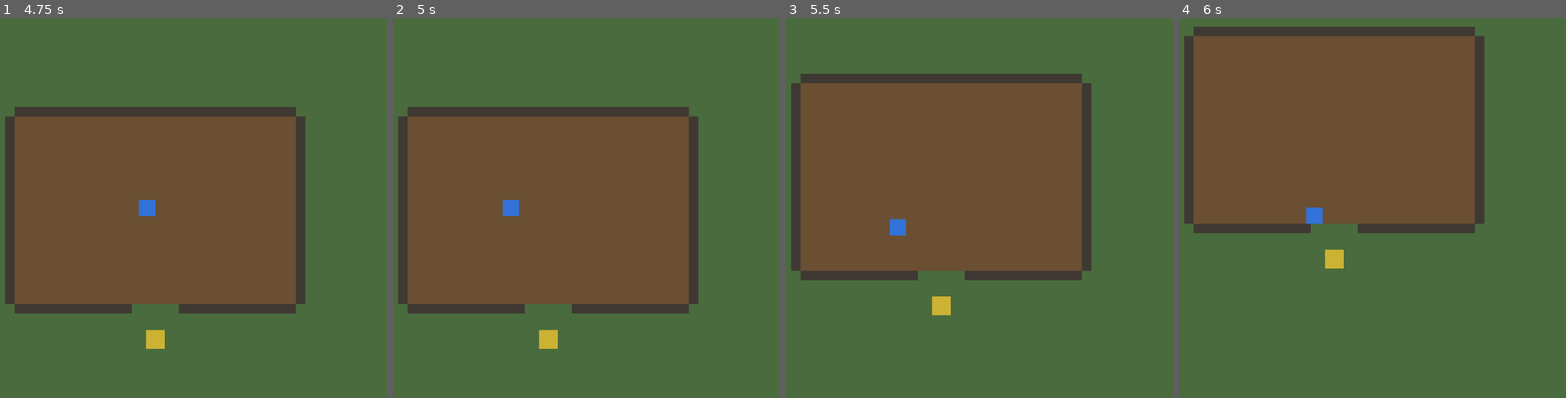
Above: before the commit, frames 1-4 (left to right).
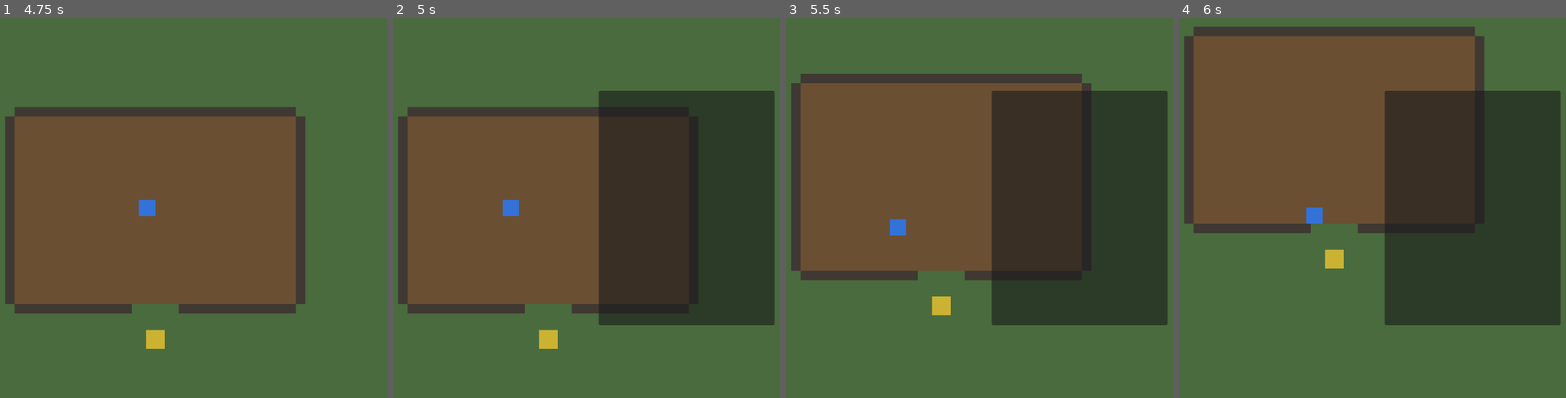
Above: after the commit, the same moments.

Repository: karib5/zombie_tavern
Game: Godot game, scene res://scenes/main/Main.tscn
Same seed, same stepped clock (60 frames per second), same inputs: the game is played once before the commit and once after it.
Inputs:
- Up to frame 1 (4.75 s): hold D (move_right) 0.53-1.28 s; tap E (interact) every 0.75 s from 0.6 to 4.35 s; hold S (move_down) 1.28-2.03 s; hold D (move_right) 2.03-2.78 s; tap Enter at 2.75 s; hold W (move_up) 2.78-3.53 s; hold A (move_left) from 3.53 s (still down); tap Escape (ui_cancel) at 4.15 s
- Up to frame 2 (5 s): keep holding A (move_left); tap I (toggle_inventory, bound only after the commit) at 4.9 s
- Up to frame 3 (5.5 s): release A (move_left) at 5.03 s; hold S (move_down) from 5.03 s (still down); tap E (interact) at 5.1 s
- Up to frame 4 (6 s): release S (move_down) at 5.78 s; hold D (move_right) from 5.78 s (still down); tap E (interact) at 5.85 s

Frame 1 is identical in both runs. In frame 2, 26% of the frame differs, in the area x 53-99%, y 19-81%; in frame 3, 27%; in frame 4, 27%.

Commit message:
Phase 4: data-driven item and inventory system
Adds ItemData (Resource: item_id, display_name, description, category
enum, icon placeholder, max_stack_size) and four test items (Raw
Rabbit Meat, Zombie Flesh, Carrot, Cooked Meat) under data/items/.

Adds Inventory, a component (matching the InteractionController
pattern) with configurable slot_capacity supporting add/remove,
get_item_count, stacking up to an item's max_stack_size, and
has_empty_slot()/is_full(). Attached as an "Inventory" child node of
Player.tscn.

Adds a minimal InventoryUI (list of "name x qty" labels in a plain
panel) toggled with I and closed with I/Esc, wired to the player's
Inventory from Main.gd the same way InteractionPrompt already is.

TestInteractable now grants an exported ItemData (Carrot by default)
to the player's inventory on interact(), proving the pipeline end to
end, while keeping its existing color-toggle feedback.

Verified with a real Godot 4.3 headless binary: project imports
clean, Main.tscn runs without errors, and a temporary test harness
(not committed) confirmed stacking/overflow, full-inventory rejection,
remove semantics, per-item counts, the I/Esc toggle, and the
interactable-to-inventory pipeline all behave correctly.

Co-Authored-By: Claude Sonnet 5 <noreply@anthropic.com>
Claude-Session: https://claude.ai/code/session_019QWpZ6yAHzc8RetuSzFJjB

Diff:
--- /dev/null
+++ b/data/items/Carrot.tres
@@ -0,0 +1,11 @@
+[gd_resource type="Resource" script_class="ItemData" load_steps=2 format=3]
+
+[ext_resource type="Script" path="res://resources/definitions/ItemData.gd" id="1_item_data_script"]
+
+[resource]
+script = ExtResource("1_item_data_script")
+item_id = "carrot"
+display_name = "Carrot"
+description = "A carrot gathered from the wild. Can be eaten raw or cooked."
+category = 1
+max_stack_size = 10
--- /dev/null
+++ b/data/items/CookedMeat.tres
@@ -0,0 +1,11 @@
+[gd_resource type="Resource" script_class="ItemData" load_steps=2 format=3]
+
+[ext_resource type="Script" path="res://resources/definitions/ItemData.gd" id="1_item_data_script"]
+
+[resource]
+script = ExtResource("1_item_data_script")
+item_id = "cooked_meat"
+display_name = "Cooked Meat"
+description = "Meat cooked over a fire. Restores hunger."
+category = 1
+max_stack_size = 10
--- /dev/null
+++ b/data/items/RawRabbitMeat.tres
@@ -0,0 +1,11 @@
+[gd_resource type="Resource" script_class="ItemData" load_steps=2 format=3]
+
+[ext_resource type="Script" path="res://resources/definitions/ItemData.gd" id="1_item_data_script"]
+
+[resource]
+script = ExtResource("1_item_data_script")
+item_id = "raw_rabbit_meat"
+display_name = "Raw Rabbit Meat"
+description = "Freshly hunted rabbit meat. Should be cooked before eating."
+category = 1
+max_stack_size = 10
--- /dev/null
+++ b/data/items/ZombieFlesh.tres
@@ -0,0 +1,11 @@
+[gd_resource type="Resource" script_class="ItemData" load_steps=2 format=3]
+
+[ext_resource type="Script" path="res://resources/definitions/ItemData.gd" id="1_item_data_script"]
+
+[resource]
+script = ExtResource("1_item_data_script")
+item_id = "zombie_flesh"
+display_name = "Zombie Flesh"
+description = "Rotten flesh salvaged from a fallen zombie. Not edible, but may be useful."
+category = 0
+max_stack_size = 20
--- a/project.godot
+++ b/project.godot
@@ -44,6 +44,11 @@
 "events": [Object(InputEventKey,"resource_local_to_scene":false,"resource_name":"","device":-1,"window_id":0,"alt_press …(190 unchanged characters)…
 ]
 }
+toggle_inventory={
+"deadzone": 0.5,
+"events": [Object(InputEventKey,"resource_local_to_scene":false,"resource_name":"","device":-1,"window_id":0,"alt_pressed":false,"shift_pressed":false,"ctrl_pressed":false,"meta_pressed":false,"pressed":false,"keycode":0,"physical_keycode":73,"key_label":0,"unicode":0,"location":0,"echo":false,"script":null)
+]
+}
 
 [layer_names]
 
--- /dev/null
+++ b/resources/definitions/ItemData.gd
@@ -0,0 +1,16 @@
+class_name ItemData
+extends Resource
+
+enum ItemCategory {
+	MATERIAL,
+	FOOD,
+	TOOL,
+	WEAPON,
+}
+
+@export var item_id: String = ""
+@export var display_name: String = ""
+@export_multiline var description: String = ""
+@export var category: ItemCategory = ItemCategory.MATERIAL
+@export var icon: Texture2D
+@export var max_stack_size: int = 10
--- a/scenes/items/TestInteractable.tscn
+++ b/scenes/items/TestInteractable.tscn
@@ -1,6 +1,7 @@
-[gd_scene load_steps=3 format=3]
+[gd_scene load_steps=4 format=3]
 
 [ext_resource type="Script" path="res://scripts/interaction/TestInteractable.gd" id="1_test_interactable_script"]
+[ext_resource type="Resource" path="res://data/items/Carrot.tres" id="2_carrot_item"]
 
 [sub_resource type="RectangleShape2D" id="RectangleShape2D_test_interactable"]
 size = Vector2(32, 32)
@@ -10,6 +11,8 @@
 collision_mask = 0
 monitoring = false
 script = ExtResource("1_test_interactable_script")
+item_to_give = ExtResource("2_carrot_item")
+item_quantity = 1
 
 [node name="Visual" type="Polygon2D" parent="."]
 polygon = PackedVector2Array(-16, -16, 16, -16, 16, 16, -16, 16)
--- a/scenes/main/Main.tscn
+++ b/scenes/main/Main.tscn
@@ -1,8 +1,9 @@
-[gd_scene load_steps=4 format=3]
+[gd_scene load_steps=5 format=3]
 
 [ext_resource type="PackedScene" path="res://scenes/world/PrototypeMap.tscn" id="1_map"]
 [ext_resource type="Script" path="res://scripts/world/Main.gd" id="2_main_script"]
 [ext_resource type="PackedScene" path="res://scenes/ui/InteractionPrompt.tscn" id="3_interaction_prompt"]
+[ext_resource type="PackedScene" path="res://scenes/ui/InventoryUI.tscn" id="4_inventory_ui"]
 
 [node name="Main" type="Node"]
 script = ExtResource("2_main_script")
@@ -16,3 +17,5 @@
 [node name="UILayer" type="CanvasLayer" parent="."]
 
 [node name="InteractionPrompt" parent="UILayer" instance=ExtResource("3_interaction_prompt")]
+
+[node name="InventoryUI" parent="UILayer" instance=ExtResource("4_inventory_ui")]
--- a/scenes/player/Player.tscn
+++ b/scenes/player/Player.tscn
@@ -1,7 +1,8 @@
-[gd_scene load_steps=5 format=3]
+[gd_scene load_steps=6 format=3]
 
 [ext_resource type="Script" path="res://scripts/player/Player.gd" id="1_player_script"]
 [ext_resource type="Script" path="res://scripts/interaction/InteractionController.gd" id="2_interaction_script"]
+[ext_resource type="Script" path="res://scripts/inventory/Inventory.gd" id="3_inventory_script"]
 
 [sub_resource type="RectangleShape2D" id="RectangleShape2D_player"]
 size = Vector2(28, 28)
@@ -39,3 +40,6 @@
 
 [node name="CollisionShape2D" type="CollisionShape2D" parent="InteractionArea"]
 shape = SubResource("CircleShape2D_interaction_range")
+
+[node name="Inventory" type="Node" parent="."]
+script = ExtResource("3_inventory_script")
--- /dev/null
+++ b/scenes/ui/InventoryUI.tscn
@@ -0,0 +1,27 @@
+[gd_scene load_steps=2 format=3]
+
+[ext_resource type="Script" path="res://scripts/ui/InventoryUI.gd" id="1_inventory_ui_script"]
+
+[node name="InventoryUI" type="Control"]
+anchor_right = 1.0
+anchor_bottom = 1.0
+mouse_filter = 2
+script = ExtResource("1_inventory_ui_script")
+
+[node name="Panel" type="Panel" parent="."]
+anchor_left = 0.5
+anchor_top = 0.5
+anchor_right = 0.5
+anchor_bottom = 0.5
+offset_left = -150.0
+offset_top = -200.0
+offset_right = 150.0
+offset_bottom = 200.0
+
+[node name="SlotList" type="VBoxContainer" parent="Panel"]
+anchor_right = 1.0
+anchor_bottom = 1.0
+offset_left = 10.0
+offset_top = 10.0
+offset_right = -10.0
+offset_bottom = -10.0
--- a/scripts/interaction/TestInteractable.gd
+++ b/scripts/interaction/TestInteractable.gd
@@ -1,5 +1,7 @@
 extends Interactable
 
+@export var item_to_give: ItemData
+@export var item_quantity: int = 1
 @export var default_color: Color = Color(0.8, 0.7, 0.2)
 @export var activated_color: Color = Color(0.2, 0.8, 0.3)
 
@@ -11,7 +13,19 @@
 	prompt_text = "Interact"
 	_visual.color = default_color
 
-func interact(_player: Node) -> void:
+func interact(player: Node) -> void:
 	_activated = not _activated
 	_visual.color = activated_color if _activated else default_color
-	print("Test interactable triggered. Activated: %s" % _activated)
+
+	if item_to_give == null:
+		return
+
+	var inventory := player.get_node("Inventory") as Inventory
+	if inventory == null:
+		return
+
+	var leftover := inventory.add_item(item_to_give, item_quantity)
+	if leftover > 0:
+		print("Inventory full: could not add %d x %s" % [leftover, item_to_give.display_name])
+	else:
+		print("Added %d x %s to inventory" % [item_quantity, item_to_give.display_name])
--- /dev/null
+++ b/scripts/inventory/Inventory.gd
@@ -0,0 +1,76 @@
+class_name Inventory
+extends Node
+
+## Emitted whenever slot contents change (added, removed, stacked).
+signal inventory_changed
+
+@export var slot_capacity: int = 20
+
+## Empty slots are represented as null.
+var slots: Array[InventorySlot] = []
+
+func _ready() -> void:
+	slots.resize(slot_capacity)
+
+## Adds up to `quantity` of `item`, filling existing stacks before empty
+## slots. Returns the amount that didn't fit (0 if everything was added).
+func add_item(item: ItemData, quantity: int = 1) -> int:
+	var remaining := quantity
+
+	for slot in slots:
+		if remaining <= 0:
+			break
+		if slot != null and slot.item.item_id == item.item_id and slot.quantity < item.max_stack_size:
+			var space := item.max_stack_size - slot.quantity
+			var add_amount := mini(space, remaining)
+			slot.quantity += add_amount
+			remaining -= add_amount
+
+	for i in slots.size():
+		if remaining <= 0:
+			break
+		if slots[i] == null:
+			var add_amount := mini(item.max_stack_size, remaining)
+			slots[i] = InventorySlot.new(item, add_amount)
+			remaining -= add_amount
+
+	if remaining < quantity:
+		inventory_changed.emit()
+	return remaining
+
+## Removes up to `quantity` of `item`. Returns false (and removes nothing)
+## if the inventory doesn't hold enough of it.
+func remove_item(item: ItemData, quantity: int = 1) -> bool:
+	if get_item_count(item) < quantity:
+		return false
+
+	var remaining := quantity
+	for i in slots.size():
+		if remaining <= 0:
+			break
+		var slot := slots[i]
+		if slot != null and slot.item.item_id == item.item_id:
+			var remove_amount := mini(slot.quantity, remaining)
+			slot.quantity -= remove_amount
+			remaining -= remove_amount
+			if slot.quantity <= 0:
+				slots[i] = null
+
+	inventory_changed.emit()
+	return true
+
+func get_item_count(item: ItemData) -> int:
+	var total := 0
+	for slot in slots:
+		if slot != null and slot.item.item_id == item.item_id:
+			total += slot.quantity
+	return total
+
+func has_empty_slot() -> bool:
+	for slot in slots:
+		if slot == null:
+			return true
+	return false
+
+func is_full() -> bool:
+	return not has_empty_slot()
--- /dev/null
+++ b/scripts/inventory/InventorySlot.gd
@@ -0,0 +1,9 @@
+class_name InventorySlot
+extends RefCounted
+
+var item: ItemData
+var quantity: int
+
+func _init(p_item: ItemData, p_quantity: int) -> void:
+	item = p_item
+	quantity = p_quantity
--- /dev/null
+++ b/scripts/ui/InventoryUI.gd
@@ -0,0 +1,40 @@
+class_name InventoryUI
+extends Control
+
+@export var toggle_action: String = "toggle_inventory"
+
+var _inventory: Inventory
+
+@onready var _slot_list: VBoxContainer = $Panel/SlotList
+
+func _ready() -> void:
+	visible = false
+
+func set_inventory(inventory: Inventory) -> void:
+	if _inventory and _inventory.inventory_changed.is_connected(_refresh):
+		_inventory.inventory_changed.disconnect(_refresh)
+	_inventory = inventory
+	_inventory.inventory_changed.connect(_refresh)
+	_refresh()
+
+func _unhandled_input(event: InputEvent) -> void:
+	if event.is_action_pressed(toggle_action):
+		visible = not visible
+		get_viewport().set_input_as_handled()
+	elif visible and event.is_action_pressed("ui_cancel"):
+		visible = false
+		get_viewport().set_input_as_handled()
+
+func _refresh() -> void:
+	for child in _slot_list.get_children():
+		child.queue_free()
+
+	if _inventory == null:
+		return
+
+	for slot in _inventory.slots:
+		if slot == null:
+			continue
+		var label := Label.new()
+		label.text = "%s  x%d" % [slot.item.display_name, slot.quantity]
+		_slot_list.add_child(label)
--- a/scripts/world/Main.gd
+++ b/scripts/world/Main.gd
@@ -4,6 +4,7 @@
 
 @onready var world_root: Node2D = $WorldRoot
 @onready var interaction_prompt: InteractionPrompt = $UILayer/InteractionPrompt
+@onready var inventory_ui: InventoryUI = $UILayer/InventoryUI
 
 func _ready() -> void:
 	WorldManager.register_current_map(world_root)
@@ -17,3 +18,6 @@
 
 	var interaction_controller := player.get_node("InteractionArea") as InteractionController
 	interaction_controller.interactable_changed.connect(interaction_prompt.set_interactable)
+
+	var inventory := player.get_node("Inventory") as Inventory
+	inventory_ui.set_inventory(inventory)
